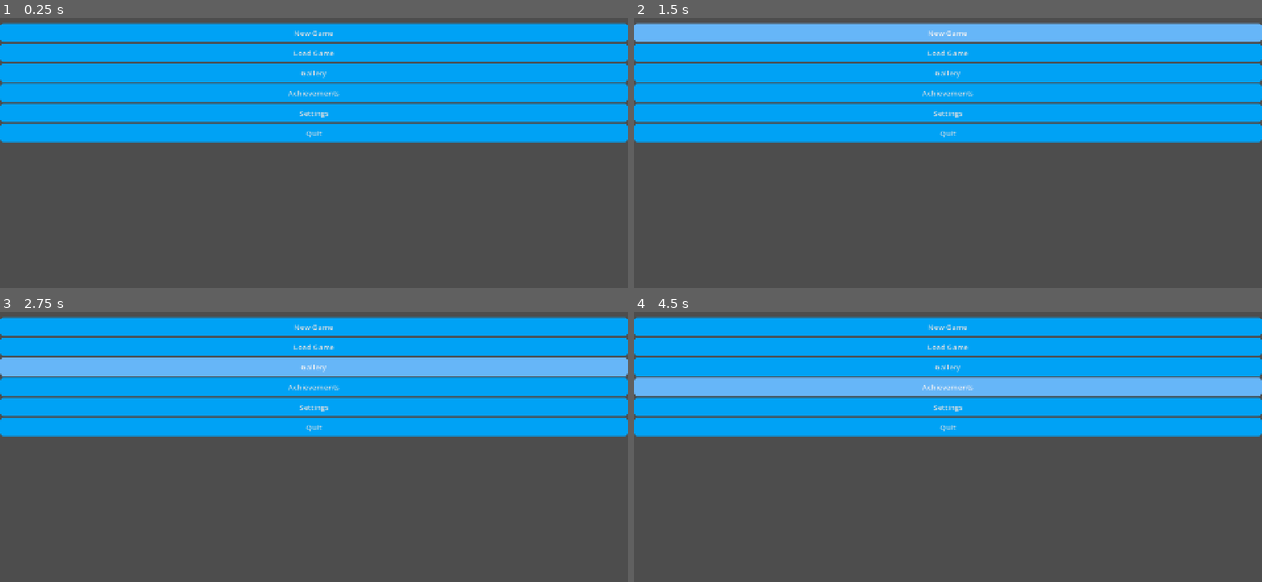
Above: before the commit, frames 1-4 (two rows, left to right).
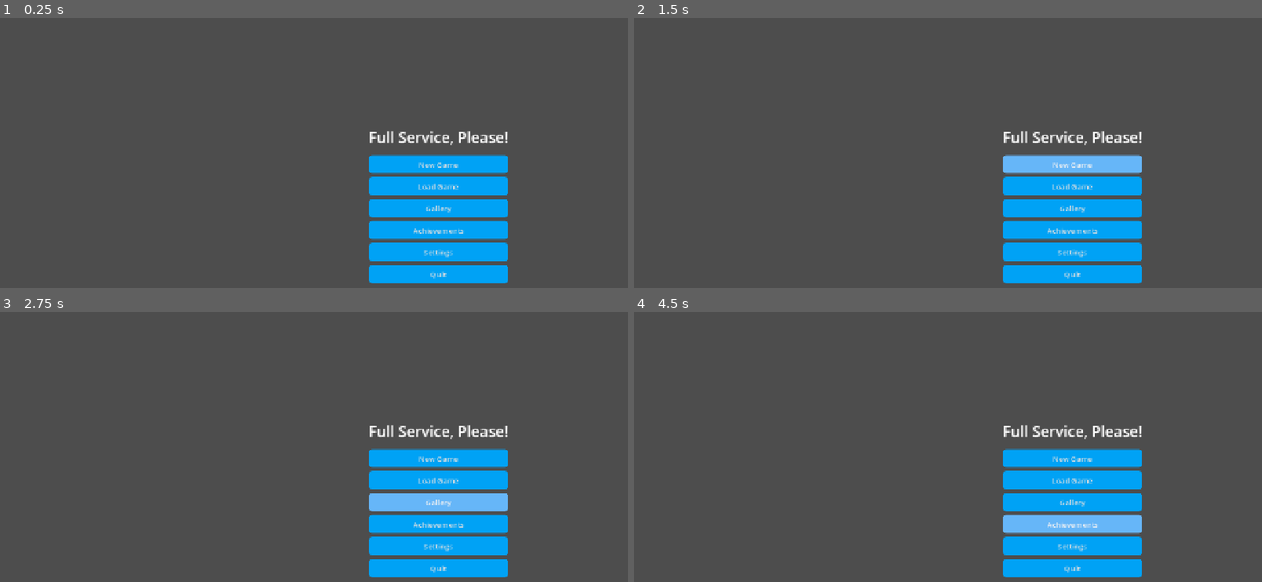
Above: after the commit, the same moments.

Repository: glitch-rain0801/full-service-please-demo
Game: Godot game, scene res://ui/main_menu/main_menu.tscn
Two runs of this game, one before a commit and one after it. Both use one fixed random seed, a clock stepped at 60 frames per second and the inputs below. The project has no main scene, so this scene is started directly.
Inputs:
- Up to frame 1 (0.25 s): no input
- Up to frame 2 (1.5 s): click "New Game" at 0.5 s; click "New Game" at 1.25 s
- Up to frame 3 (2.75 s): click "Gallery" at 2 s
- Up to frame 4 (4.5 s): click "Achievements" at 2.75 s; click "Gallery" at 3.5 s; click "Achievements" at 4.25 s

The runs differ from the first frame. In frame 1, 52% of the frame differs, in the area x 0-100%, y 1-99%; in frame 2, 52%; in frame 3, 52%; in frame 4, 52%.

Commit message:
refactor(ui): fix navigation alignment

Diff:
--- a/ui/main_menu/main_menu.tscn
+++ b/ui/main_menu/main_menu.tscn
@@ -3,6 +3,10 @@
 [ext_resource type="Theme" uid="uid://dwwfofsdtbxqw" path="res://assets/themes/debug_theme.tres" id="1_uhj5c"]
 
 [sub_resource type="StyleBoxEmpty" id="StyleBoxEmpty_fssx7"]
+content_margin_left = 8.0
+content_margin_top = 8.0
+content_margin_right = 256.0
+content_margin_bottom = 8.0
 
 [node name="MainMenu" type="PanelContainer" unique_id=530119670]
 anchors_preset = 15
@@ -14,12 +18,20 @@
 
 [node name="VBoxContainer" type="VBoxContainer" parent="." unique_id=826980938]
 layout_mode = 2
+size_flags_horizontal = 8
+size_flags_vertical = 4
+theme_override_constants/separation = 16
 
 [node name="Label" type="Label" parent="VBoxContainer" unique_id=1700503068]
 layout_mode = 2
+theme_override_font_sizes/font_size = 32
+text = "Full Service, Please!"
+horizontal_alignment = 1
+vertical_alignment = 1
 
 [node name="Buttons" type="VBoxContainer" parent="VBoxContainer" unique_id=1495955644]
 layout_mode = 2
+theme_override_constants/separation = 8
 
 [node name="NewGame" type="Button" parent="VBoxContainer/Buttons" unique_id=100615588]
 layout_mode = 2
